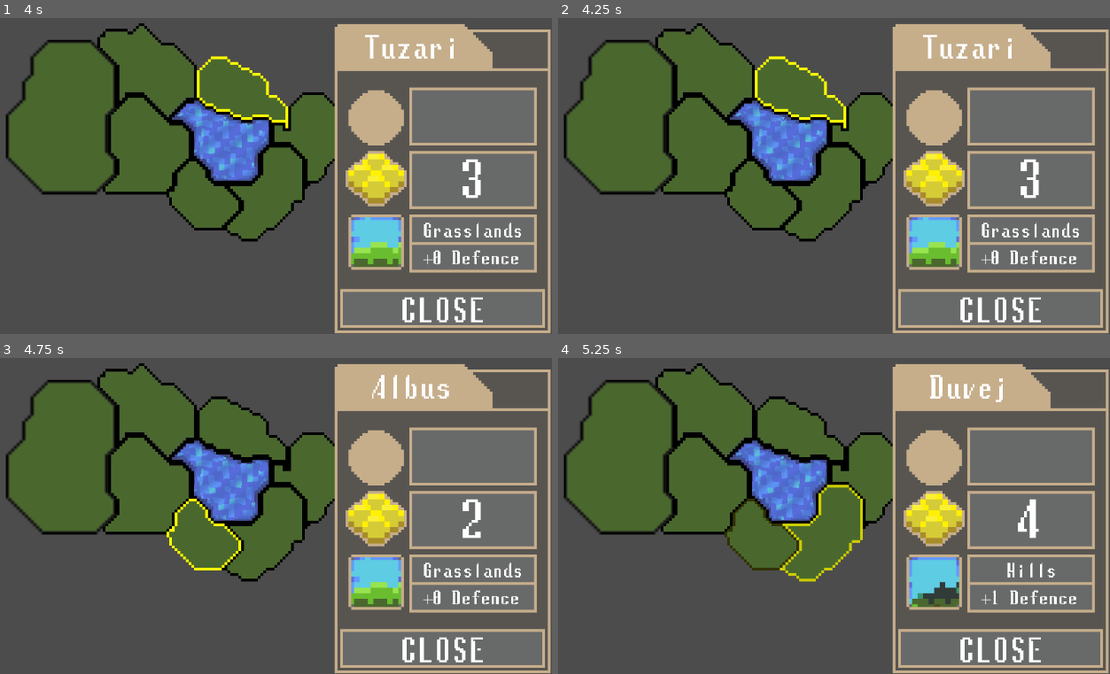
Above: before the commit, frames 1-4 (two rows, left to right).
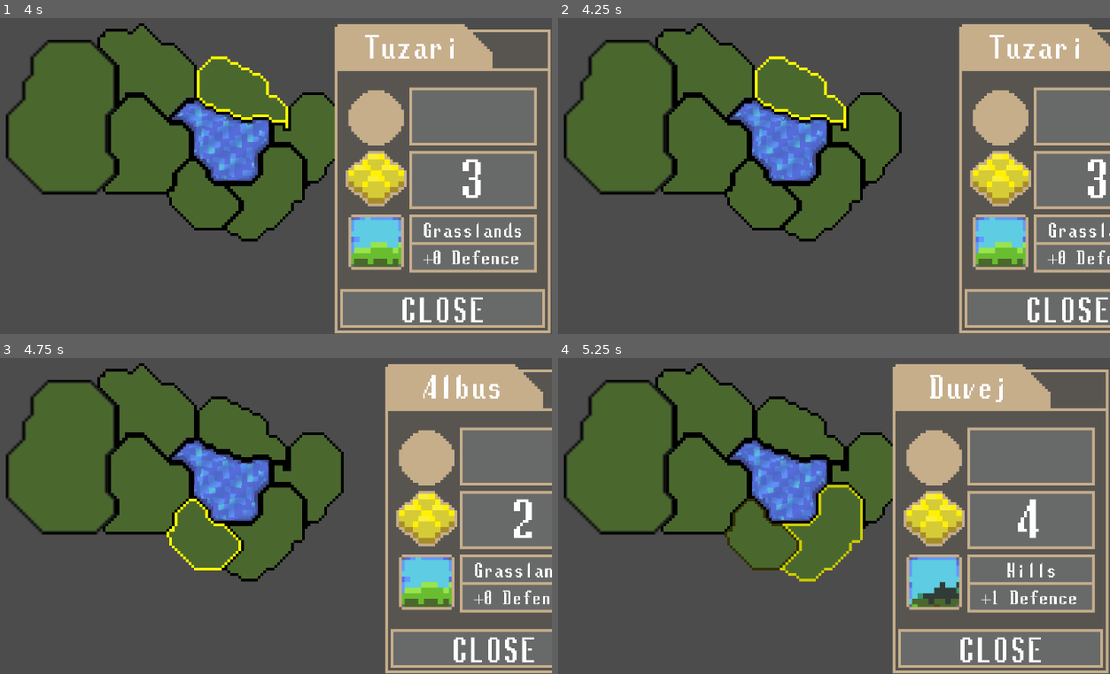
Above: after the commit, the same moments.

Repository: Raelr/StrategyGame
Game: Godot game, scene res://Scenes/World.tscn
Two runs of this game, one before a commit and one after it. Both use one fixed random seed, a clock stepped at 60 frames per second and the inputs below.
Inputs (mouse positions are in pixels of both pictures, inside the frame that each line leads up to):
- Up to frame 1 (4 s): tap Enter at 0.5, 2.75 s; move the mouse to (60, 115) at 0.52 s; press the mouse at (60, 115) at 0.53 s; release the mouse at (60, 115) at 1.28 s; click (60, 115) at 1.35 s; tap Space at 2, 3.5 s; move the mouse to (149, 144) at 2.02 s; press the mouse at (149, 144) at 2.03 s; move the mouse to (149, 71) at 2.77 s; release the mouse at (149, 71) at 2.78 s; click (149, 71) at 2.85 s; move the mouse to (242, 90) at 3.52 s; press the mouse at (242, 90) at 3.53 s
- Up to frame 2 (4.25 s): tap Escape (ui_cancel) at 4.15 s
- Up to frame 3 (4.75 s): move the mouse to (204, 534) at 4.27 s; release the mouse at (204, 534) at 4.28 s; click (204, 534) at 4.35 s
- Up to frame 4 (5.25 s): move the mouse to (822, 531) at 5.02 s; press the mouse at (822, 531) at 5.03 s

Frame 1 is identical in both runs. In frame 2, 19% of the frame differs, in the area x 60-100%, y 1-100%; in frame 3, 17%; in frame 4, nothing differs.

Commit message:
Added the ability to close the region panel when escape key is pressed

Diff:
--- a/Scripts/RegionPanel.gd
+++ b/Scripts/RegionPanel.gd
@@ -34,9 +34,10 @@
 		is_activated = true
 
 func deactivate_panel():
-	$RegionPanel/AnimationPlayer.current_animation = "deactivated"
-	$RegionPanel/AnimationPlayer.play()
-	is_activated = false
+	if is_activated:
+		$RegionPanel/AnimationPlayer.current_animation = "deactivated"
+		$RegionPanel/AnimationPlayer.play()
+		is_activated = false
 
 func set_visible(state):
 	visible = state
--- a/Scripts/WorldManager.gd
+++ b/Scripts/WorldManager.gd
@@ -5,3 +5,9 @@
 
 func populate_ui(region_name, wealth, region_type):
 	$Camera2D/RegionPanel.update_panel(region_name, wealth, region_type)
+
+func _input(event):
+	if event is InputEventKey:
+		if event.pressed:
+			if Input.is_action_just_pressed('ui_cancel'):
+				disable_region_ui()
